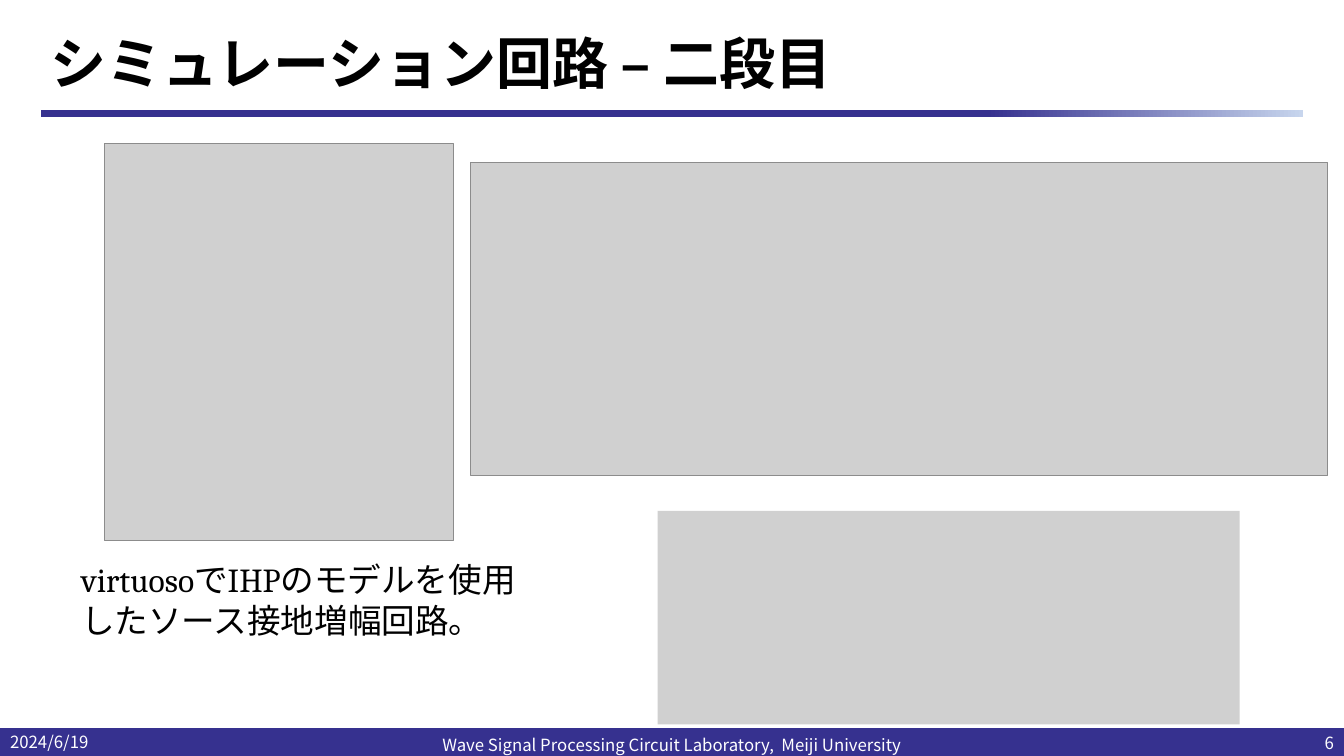
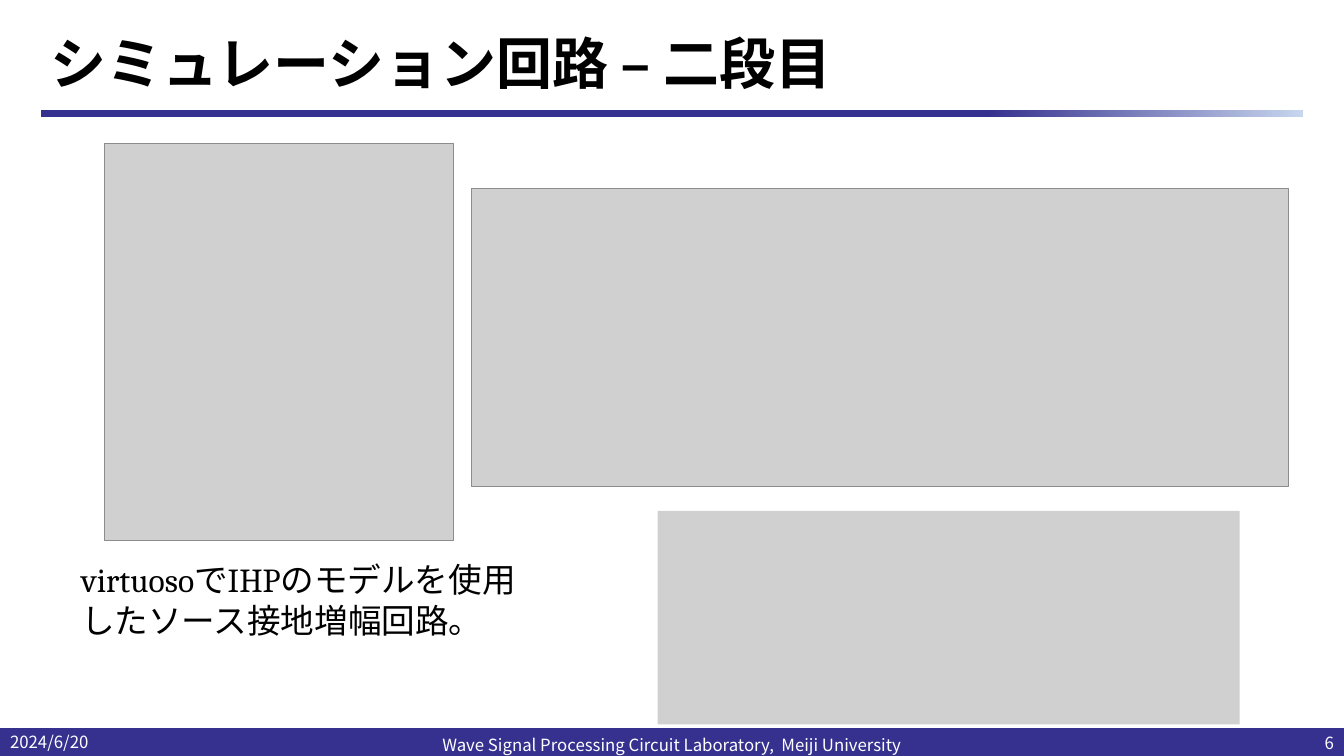
Before and after one commit to kjm-desktop10400/reserch, a slide deck: slide 6 of IHP_2024/20240620/TIAの小信号等価回路による.pptx. Drawn at 1344x756 pixels with LibreOffice and Linux fonts; fonts in the diff are those of the drawing; grey boxes stand for pictures; background and template pictures are left out. Boxes give left, top, right and bottom in pixels: in the first picture for what was removed or moved away, otherwise in the second. Text is boxed around its words. In the diff, an @@ line names an element or a change of style, - is before the commit and + after.

```diff
--- a/IHP_2024/20240620/TIAの小信号等価回路による.pptx
+++ b/IHP_2024/20240620/TIAの小信号等価回路による.pptx
@@ picture resized from (x1=471, y1=162, x2=1328, y2=476) to (x1=472, y1=189, x2=1289, y2=487) @@
@@ text at (x1=10, y1=734, x2=88, y2=751): text changed @@
-2024/6/19
+2024/6/20
```
Also in this commit, not shown: 15 other slides changed, 21 other files.
